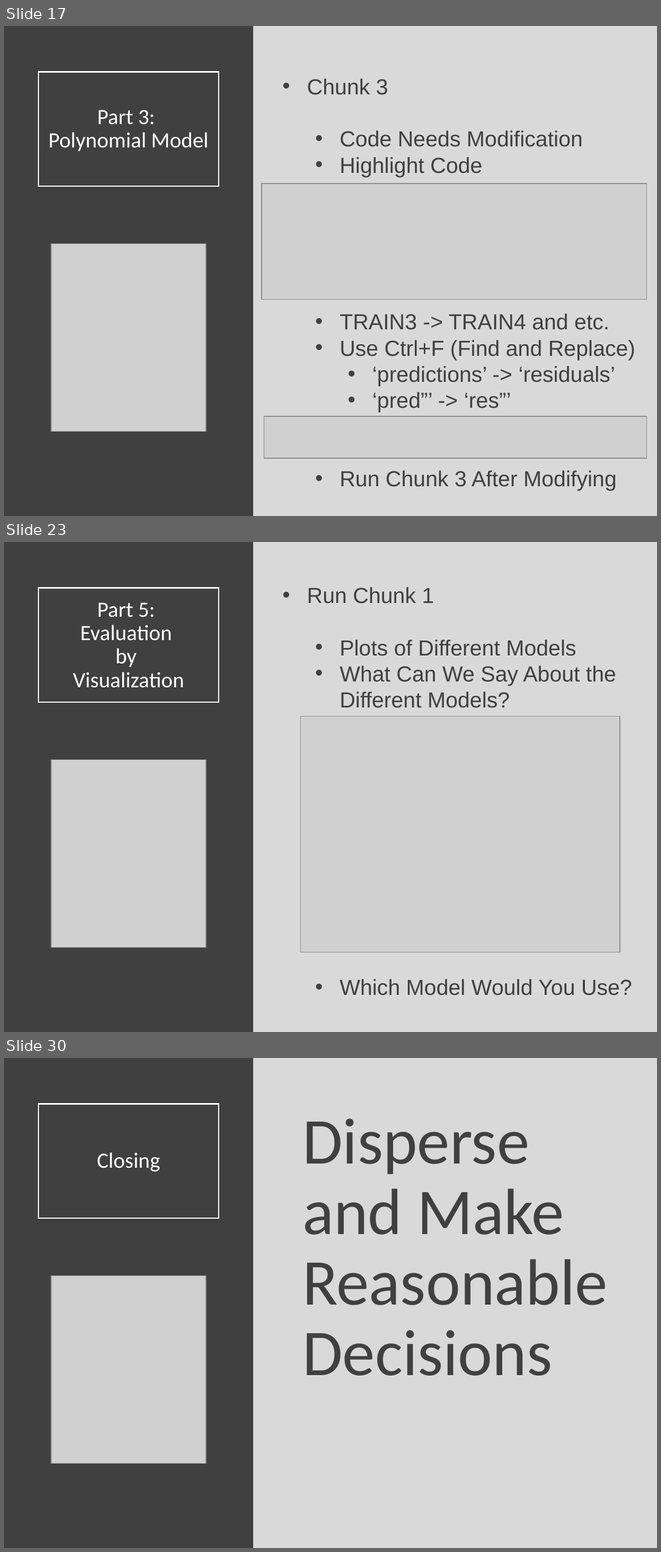
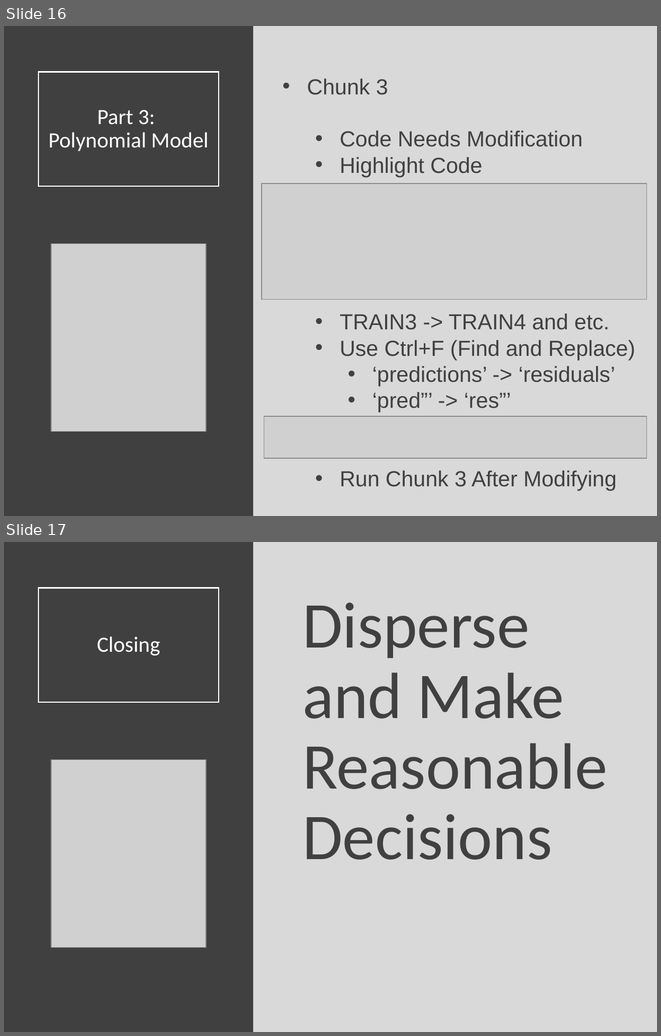
Before and after one commit to Yixf-Self/STOR320_WEBSITE, a slide deck: Lecture/Lecture 23/Lecture 23.pptx. Shown one above the other, each under a label of ours: slides 17, 23 and 30 before the commit, slides 16 and 17 after it; the slides between them are not shown. The pictures are 661x1552 and 661x1036 pixels, drawn with LibreOffice and Linux fonts; fonts in the diff are those of the drawing; grey boxes stand for pictures. Boxes give left, top, right and bottom in pixels: in the first picture for what was removed or moved away, otherwise in the second. Text is boxed around its words. In the diff, an @@ line names an element or a change of style, - is before the commit and + after.

```diff
--- a/Lecture/Lecture 23/Lecture 23.pptx
+++ b/Lecture/Lecture 23/Lecture 23.pptx
@@ slide 23 removed at box(4, 542, 657, 1032), background #D9D9D9 @@
@@ rectangle removed at box(4, 542, 254, 1032) @@
@@ title removed at box(38, 588, 219, 702) @@
-Part 5:
-Evaluation
-by
-Visualization
@@ text removed at box(307, 587, 632, 995) @@
-• Run Chunk 1
-  • Plots of Different Models
-  • What Can We Say About the Different Models?
-  • Which Model Would You Use?
@@ picture removed at box(300, 716, 620, 952) @@
@@ picture removed at box(51, 759, 206, 947) @@
@@ what was slide 17 is now slide 16 @@
@@ what was slide 30 is now slide 17 @@
```
Also in this commit, not shown: 1 slide changed, 12 other slides removed, 8 other files.
